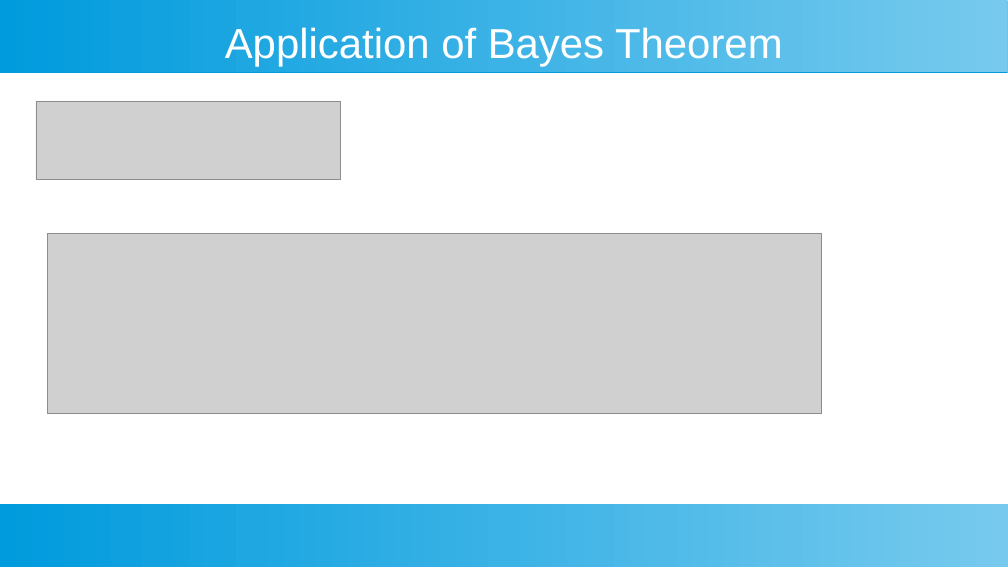
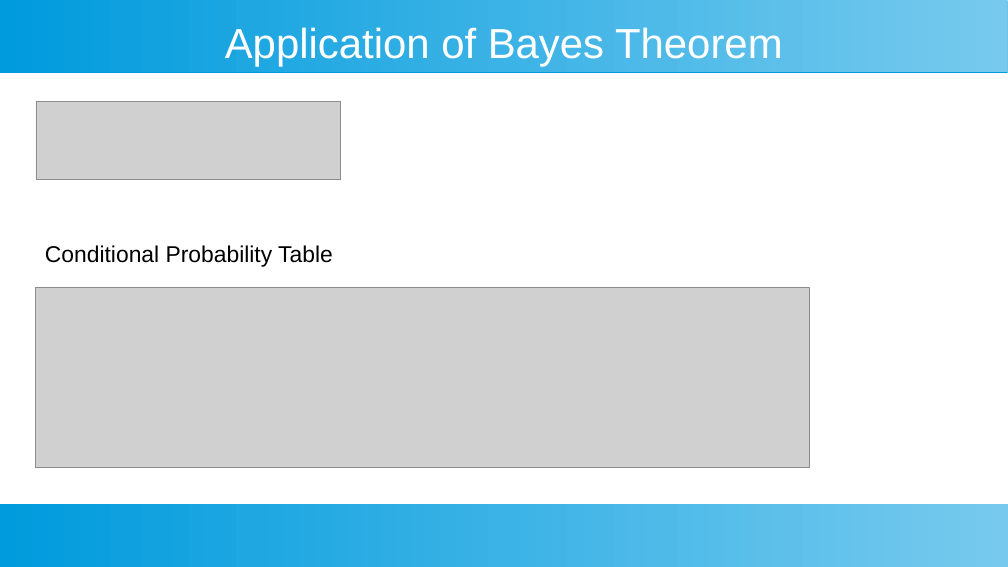
Before and after one commit to ashishjain1547/dataAnalyticsCourse, a slide deck: slide 5 of slides/(10) naive bayes classifier/naive bayes classifier.odp. Drawn at 1008x567 pixels with LibreOffice and Linux fonts; fonts in the diff are those of the drawing; grey boxes stand for pictures. Boxes give left, top, right and bottom in pixels: in the first picture for what was removed or moved away, otherwise in the second. Text is boxed around its words. In the diff, an @@ line names an element or a change of style, - is before the commit and + after.

```diff
--- a/slides/(10) naive bayes classifier/naive bayes classifier.odp
+++ b/slides/(10) naive bayes classifier/naive bayes classifier.odp
@@ text added at (45, 245, 333, 267), 18 pt, text #000000 @@
+Conditional Probability Table
@@ picture: place and size @@
-picture at (48, 234, 822, 414)
+picture at (36, 288, 810, 468)
```
Also in this commit, not shown: 5 other slides changed, 27 other files.
